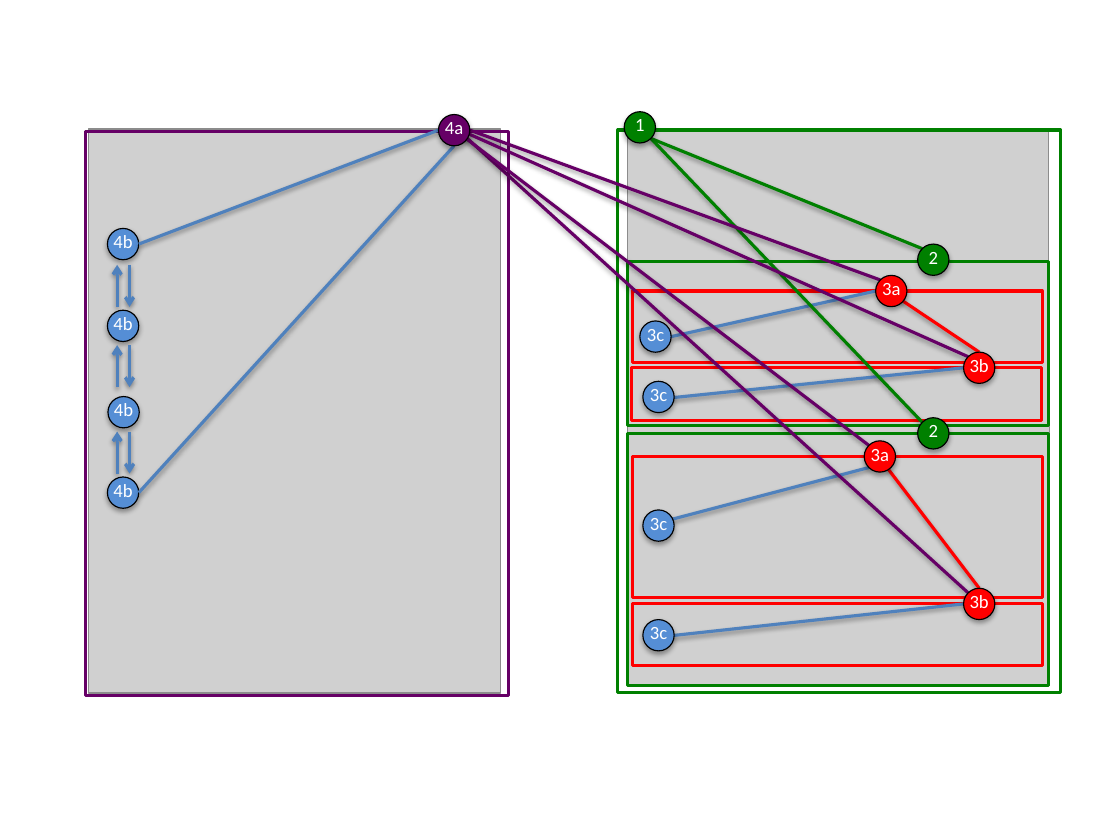
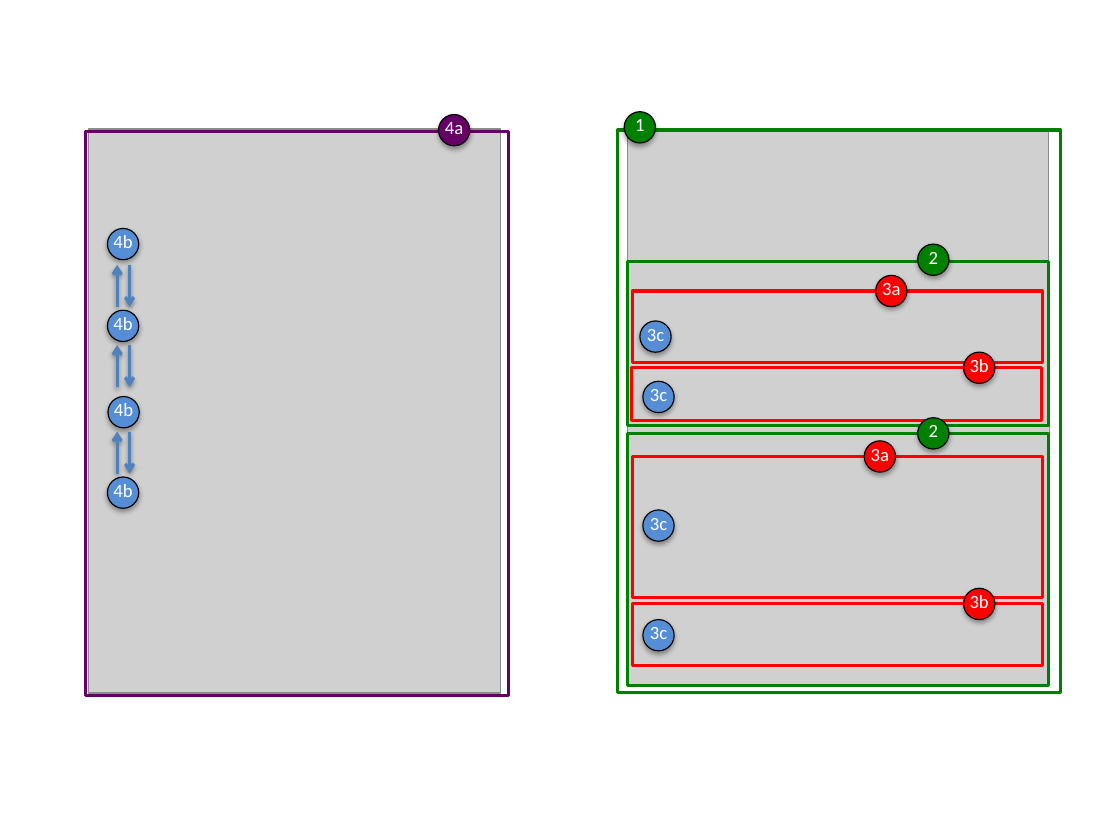
Before and after one commit to DiscourseDB/discoursedb-core, a slide deck: slide 1 of discoursedb-io-wikipedia/WikipediaDiscourseDBMapping.pptx. Drawn at 1120x840 pixels with LibreOffice and Linux fonts; fonts in the diff are those of the drawing; grey boxes stand for pictures. Boxes give left, top, right and bottom in pixels: in the first picture for what was removed or moved away, otherwise in the second. Text is boxed around its words. In the diff, an @@ line names an element or a change of style, - is before the commit and + after.

```diff
--- a/discoursedb-io-wikipedia/WikipediaDiscourseDBMapping.pptx
+++ b/discoursedb-io-wikipedia/WikipediaDiscourseDBMapping.pptx
@@ line removed from (139, 244) to (439, 130) @@
@@ line removed from (139, 493) to (455, 146) @@
@@ line removed from (460, 130) to (968, 357) @@
@@ line removed from (460, 132) to (968, 592) @@
@@ line removed from (460, 134) to (869, 446) @@
@@ line removed from (469, 130) to (880, 280) @@
@@ line removed from (651, 139) to (922, 249) @@
@@ line removed from (651, 139) to (922, 422) @@
@@ line removed from (671, 337) to (876, 291) @@
@@ line removed from (896, 296) to (979, 352) @@
@@ line removed from (671, 398) to (963, 367) @@
@@ line removed from (671, 520) to (869, 467) @@
@@ line removed from (887, 467) to (979, 588) @@
@@ line removed from (672, 636) to (963, 604) @@
```
Also in this commit, not shown: 4 slides added.
